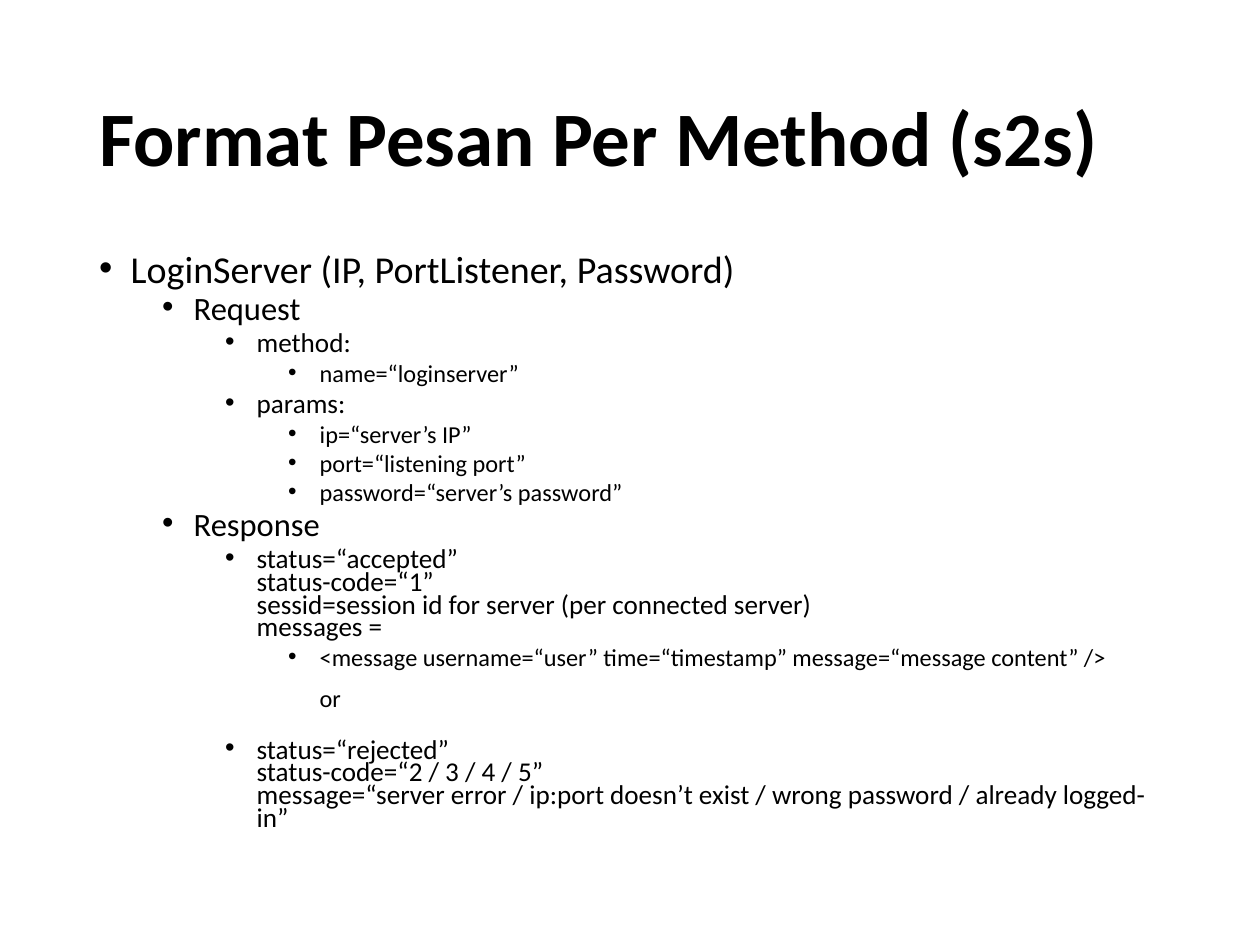
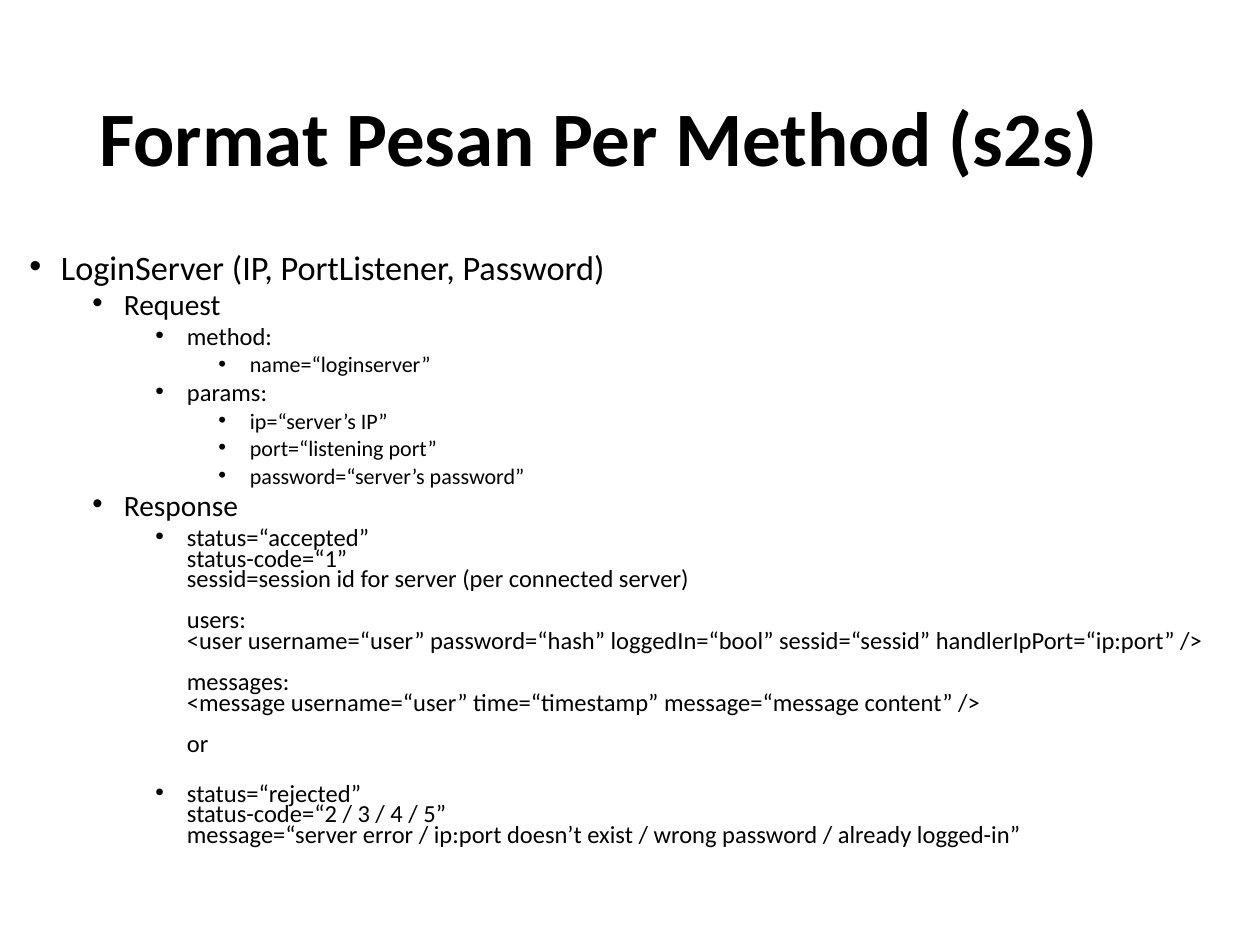
Before and after one commit to yohanesmario/chatserver, a slide deck: slide 21 of docs/Chat Server.pptx. Drawn at 1260x945 pixels with LibreOffice and Linux fonts; fonts in the diff are those of the drawing. Boxes give left, top, right and bottom in pixels: in the first picture for what was removed or moved away, otherwise in the second. Text is boxed around its words. In the diff, an @@ line names an element or a change of style, - is before the commit and + after.

```diff
--- a/docs/Chat Server.pptx
+++ b/docs/Chat Server.pptx
@@ text "LoginServer (IP, PortListener, Password)": place and size @@
-text "LoginServer (IP, PortListener, Password)" at (131,255,1145,827)
+text "LoginServer (IP, PortListener, Password)" at (61,255,1175,848)
@@ text at (61,255,1020,848): size 21.7 to 19.6 pt in "LoginServer (IP, PortListener, Password)"; size 18.6 to 16.8 pt in "Request", "Response"; size 15.5 to 14 pt in "method:", "params:", "status=“rejected” status-code=“2 / 3 / 4 / ..."; size 13.9 to 12.6 pt in "name=“loginserver”", "ip=“server’s IP”", "port=“listening port”", "password=“server’s password”" @@
@@ text at (187,528,1175,752): text changed; size 15.5 to 14 pt @@
-    • status=“accepted”
-      status-code=“1”
-      sessid=session id for server (per connected server)
-      messages =
-      • <message username=“user” time=“timestamp” message=“message content” />
-        or
+    • status=“accepted”
+      status-code=“1”
+      sessid=session id for server (per connected server)
+      users:
+      <user username=“user” password=“hash” loggedIn=“bool” sessid=“sessid” handlerIpPort=“ip:port” />
+      messages:
+      <message username=“user” time=“timestamp” message=“message content” />
+      or
```
Also in this commit, not shown: 1 slide added, 1 other file.
